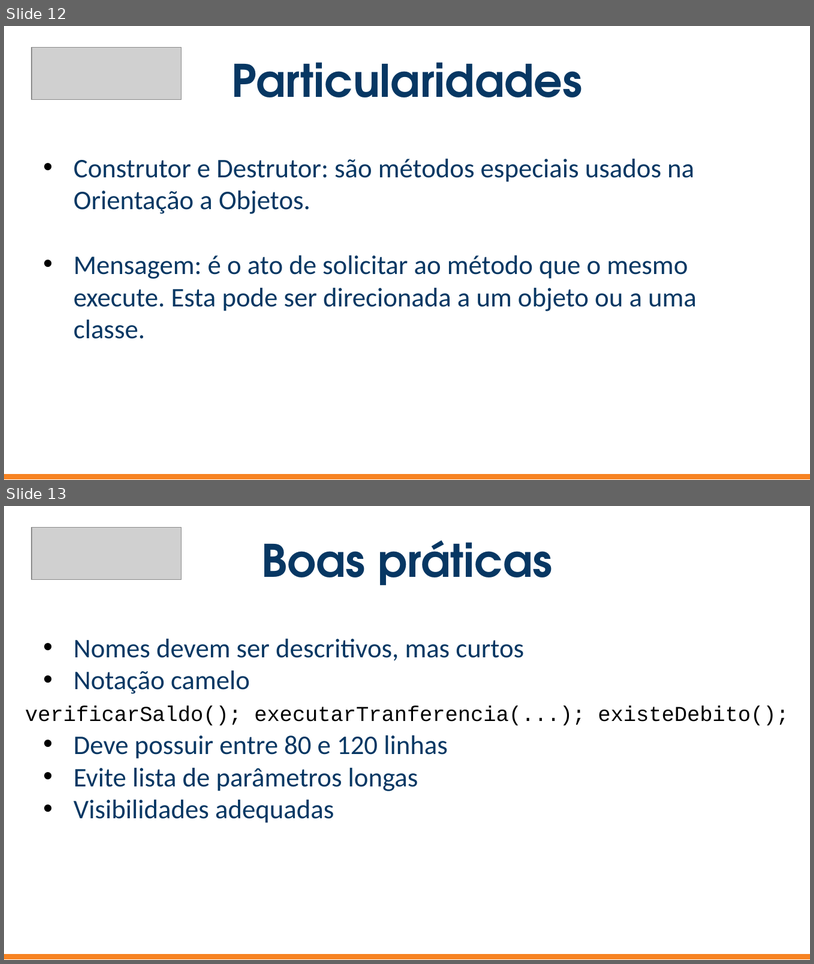
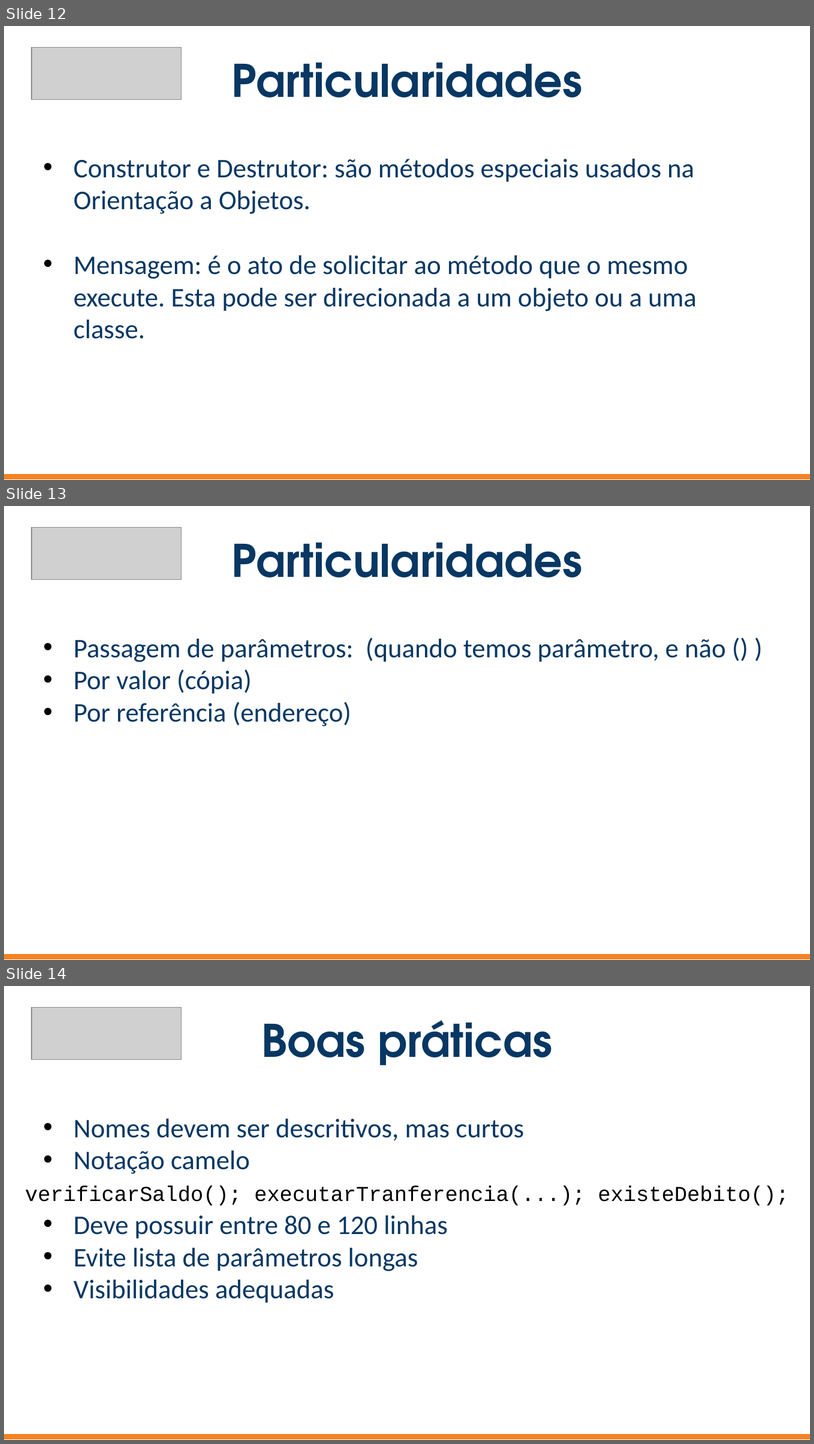
Before and after one commit to Lerufato/Dio-Project-Github, a slide deck: Slides_Aulas/7- Entendendo Métodos Java.pptx. Shown one above the other, each under a label of ours: slides 12 and 13 before the commit, slides 12, 13 and 14 after it. The pictures are 814x964 and 814x1444 pixels, drawn with LibreOffice and Linux fonts; fonts in the diff are those of the drawing; grey boxes stand for pictures. Boxes give left, top, right and bottom in pixels: in the first picture for what was removed or moved away, otherwise in the second. Text is boxed around its words. In the diff, an @@ line names an element or a change of style, - is before the commit and + after.

```diff
--- a/Slides_Aulas/7- Entendendo Métodos Java.pptx
+++ b/Slides_Aulas/7- Entendendo Métodos Java.pptx
@@ slide 13 added at (4, 506, 810, 960), background #FFFFFF @@
@@ picture added at (32, 528, 182, 580) @@
@@ subtitle added at (232, 542, 582, 577), 40 pt, text #073763, bold @@
+Particularidades
@@ text added at (74, 637, 726, 726), 24 pt, text #073763 @@
+• Passagem de parâmetros: (quando temos parâmetro, e não () )
+• Por valor (cópia)
+• Por referência (endereço)
@@ rectangle added at (4, 954, 810, 958), fill #F78321, outline #F78321 0.75 pt @@
@@ what was slide 13 is now slide 14 @@
```
Also in this commit, not shown: 2 slides changed, 1 other file.
